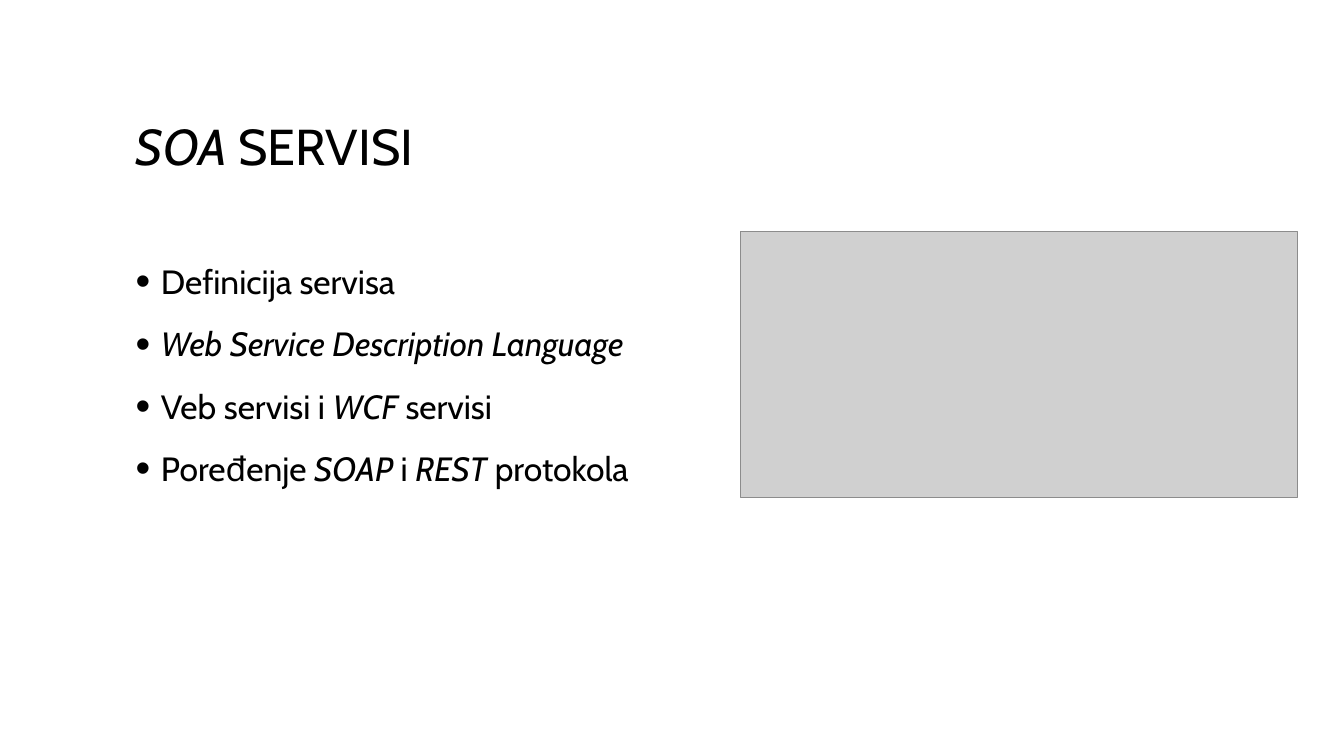
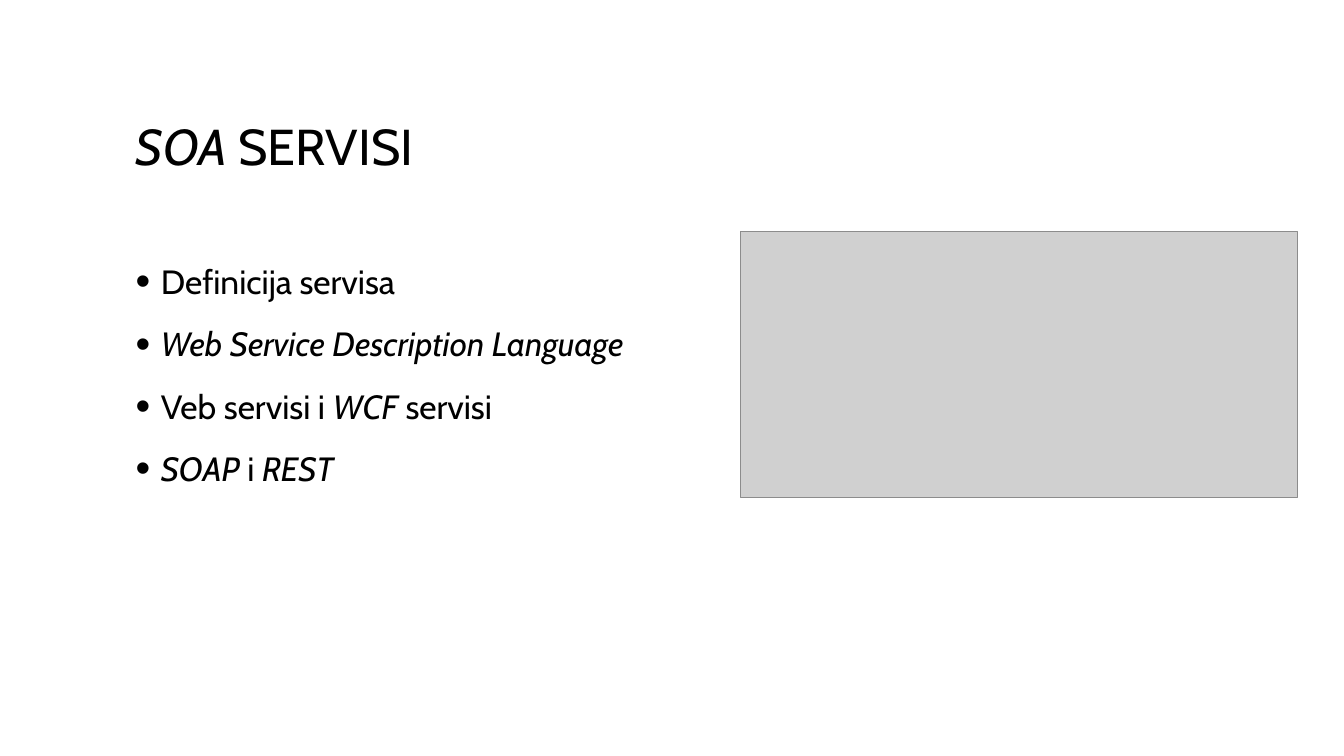
Before and after one commit to srdjanSrdjan9/master, a slide deck: slide 7 of Prezentacija.ppt. Drawn at 1344x756 pixels with LibreOffice and Linux fonts; fonts in the diff are those of the drawing; grey boxes stand for pictures; background and template pictures are left out. Boxes give left, top, right and bottom in pixels: in the first picture for what was removed or moved away, otherwise in the second. Text is boxed around its words. In the diff, an @@ line names an element or a change of style, - is before the commit and + after.

```diff
--- a/Prezentacija.ppt
+++ b/Prezentacija.ppt
@@ text at bbox=[161, 457, 334, 482]: text changed; italic on @@
-• Poređenje SOAP i REST protokola
+• SOAP i REST
```
Also in this commit, not shown: 1 other file.
